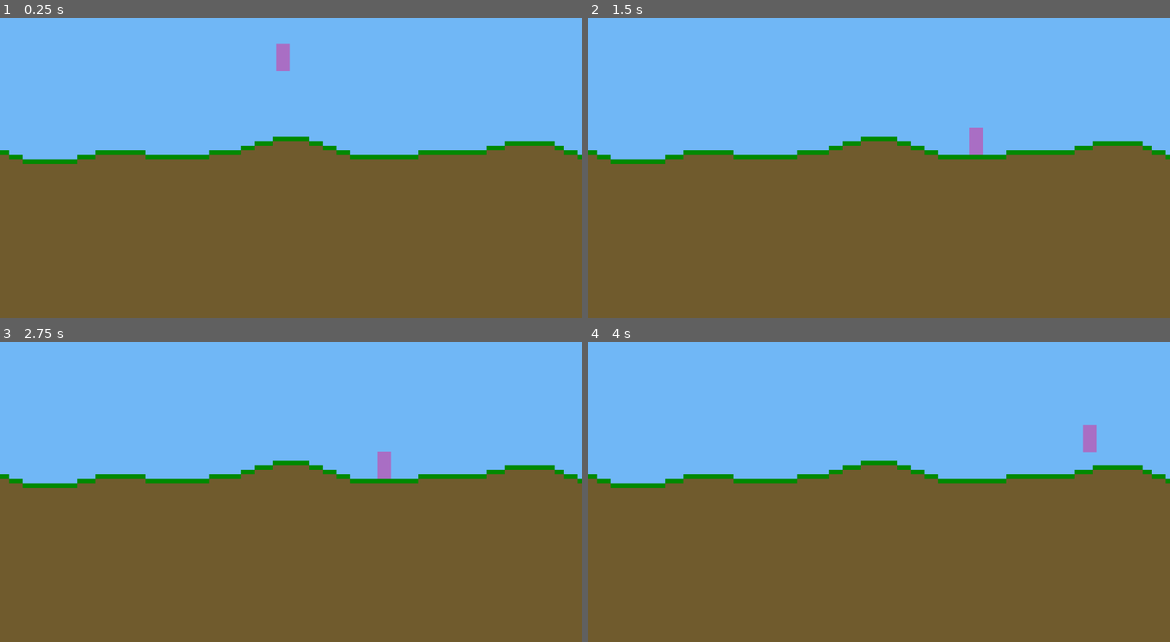
Above: before the commit, frames 1-4 (two rows, left to right).
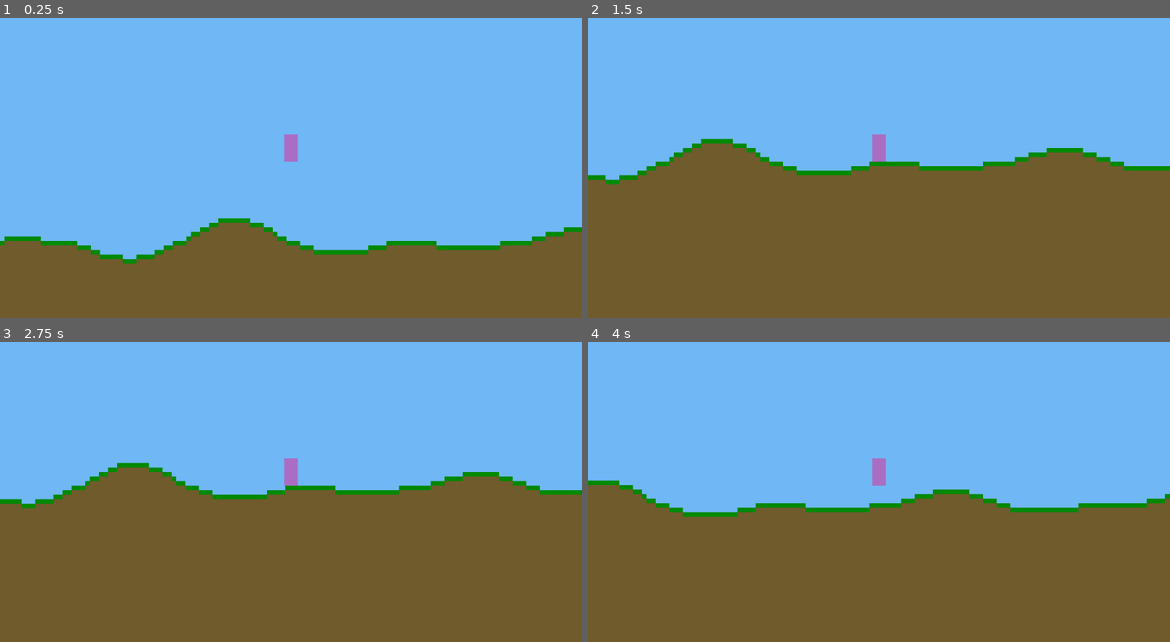
Above: after the commit, the same moments.

Repository: prophets-of-tron/into-the-woods
Game: Godot game, scene res://World.tscn
The game is run twice, just before and just after one commit, with the same random seed, the same clock (stepped at 60 frames per second) and the same inputs.
Inputs:
- Up to frame 1 (0.25 s): no input
- Up to frame 2 (1.5 s): hold D from 0.53 s (still down); tap Space at 0.77 s
- Up to frame 3 (2.75 s): tap Space at 1.52 s; release D at 2.03 s; hold A from 2.03 s (still down)
- Up to frame 4 (4 s): release A at 2.78 s; hold D from 2.78 s (still down); tap Space at 3.02, 3.77 s

The runs differ from the first frame. In frame 1, 32% of the frame differs, in the area x 0-100%, y 8-82%; in frame 2, 6.3%; in frame 3, 6.3%; in frame 4, 11%.

Commit message:
:rewind: Remove chunks - Camera now moves with player - Terrain now generates as player moves

Diff:
--- a/into-the-woods/World.tscn
+++ b/into-the-woods/World.tscn
@@ -1,21 +1,13 @@
-[gd_scene load_steps=4 format=2]
+[gd_scene load_steps=3 format=2]
 
-[ext_resource path="res://chunk/terrain/TerrainGenerator.tscn" type="PackedScene" id=1]
-[ext_resource path="res://chunk/Chunk.tscn" type="PackedScene" id=2]
-[ext_resource path="res://player/Player.tscn" type="PackedScene" id=3]
+[ext_resource path="res://tiles/Map.tscn" type="PackedScene" id=1]
+[ext_resource path="res://player/Player.tscn" type="PackedScene" id=2]
 
 [node name="World" type="Node2D"]
 
-[node name="Generators" type="Node" parent="."]
+[node name="Map" parent="." instance=ExtResource( 1 )]
 
-[node name="TerrainGenerator" parent="Generators" instance=ExtResource( 1 )]
-
-[node name="Chunks" type="Node2D" parent="."]
-
-[node name="Chunk" parent="Chunks" instance=ExtResource( 2 )]
-position = Vector2( -3.05176e-05, 0 )
-
-[node name="Player" parent="." instance=ExtResource( 3 )]
-position = Vector2( 497.912, 99.9319 )
+[node name="Player" parent="." instance=ExtResource( 2 )]
+position = Vector2( 0, -500 )
 gravity = 20
 jump_height = -300
--- a/into-the-woods/chunk/Chunk.gd
+++ /dev/null
@@ -1,19 +0,0 @@
-extends TileMap
-
-var chunk_x = 0	# 0 is the default value for isolated testing
-
-var last_stack_x = 0	# rightmost stack that's completely generated
-var heightmap = {}	# for convenience
-
-func gen():
-	var generators = get_node("/root/World/Generators")
-	generators \
-		.get_node("TerrainGenerator") \
-		.gen_chunk(self)
-
-func _ready():
-	# flip y-axis
-	scale.y = -1
-	position.y = get_viewport().size.y
-
-	gen()
--- a/into-the-woods/chunk/terrain/tile/dirt/Dirt.tscn
+++ /dev/null
@@ -1,7 +0,0 @@
-[gd_scene load_steps=3 format=2]
-
-[ext_resource path="res://chunk/terrain/tile/base/Tile.tscn" type="PackedScene" id=1]
-[ext_resource path="res://chunk/terrain/tile/dirt/Dirt.png" type="Texture" id=2]
-
-[node name="Dirt" instance=ExtResource( 1 )]
-texture = ExtResource( 2 )
--- a/into-the-woods/chunk/terrain/tile/grass/Grass.tscn
+++ /dev/null
@@ -1,7 +0,0 @@
-[gd_scene load_steps=3 format=2]
-
-[ext_resource path="res://chunk/terrain/tile/base/Tile.tscn" type="PackedScene" id=1]
-[ext_resource path="res://chunk/terrain/tile/grass/Grass.png" type="Texture" id=2]
-
-[node name="Grass" instance=ExtResource( 1 )]
-texture = ExtResource( 2 )
--- a/into-the-woods/chunk/tile_set.tres
+++ /dev/null
@@ -1,41 +0,0 @@
-[gd_resource type="TileSet" load_steps=4 format=2]
-
-[ext_resource path="res://chunk/terrain/tile/dirt/Dirt.png" type="Texture" id=1]
-[ext_resource path="res://chunk/terrain/tile/grass/Grass.png" type="Texture" id=2]
-
-[sub_resource type="RectangleShape2D" id=1]
-extents = Vector2( 4, 4 )
-
-[resource]
-0/name = "Dirt"
-0/texture = ExtResource( 1 )
-0/tex_offset = Vector2( 0, 0 )
-0/modulate = Color( 1, 1, 1, 1 )
-0/region = Rect2( 0, 0, 8, 8 )
-0/tile_mode = 0
-0/occluder_offset = Vector2( 0.5, 0.5 )
-0/navigation_offset = Vector2( 0.5, 0.5 )
-0/shapes = [ {
-"autotile_coord": Vector2( 0, 0 ),
-"one_way": false,
-"one_way_margin": 1.0,
-"shape": SubResource( 1 ),
-"shape_transform": Transform2D( 1, 0, 0, 1, 4, 4 )
-} ]
-0/z_index = 0
-1/name = "Grass"
-1/texture = ExtResource( 2 )
-1/tex_offset = Vector2( 0, 0 )
-1/modulate = Color( 1, 1, 1, 1 )
-1/region = Rect2( 0, 0, 8, 8 )
-1/tile_mode = 0
-1/occluder_offset = Vector2( 0.5, 0.5 )
-1/navigation_offset = Vector2( 0.5, 0.5 )
-1/shapes = [ {
-"autotile_coord": Vector2( 0, 0 ),
-"one_way": false,
-"one_way_margin": 1.0,
-"shape": SubResource( 1 ),
-"shape_transform": Transform2D( 1, 0, 0, 1, 4, 4 )
-} ]
-1/z_index = 0
--- a/into-the-woods/constants/Constants.gd
+++ b/into-the-woods/constants/Constants.gd
@@ -1,3 +1 @@
 extends Node
-
-export(int) var chunk_width
--- a/into-the-woods/constants/Constants.tscn
+++ b/into-the-woods/constants/Constants.tscn
@@ -4,4 +4,3 @@
 
 [node name="Constants" type="Node"]
 script = ExtResource( 1 )
-chunk_width = 256
--- a/into-the-woods/player/Player.gd
+++ b/into-the-woods/player/Player.gd
@@ -1,4 +1,6 @@
 extends KinematicBody2D
+
+export(int) var load_distance
 
 export(int) var gravity
 export(int) var acceleration
@@ -13,6 +15,29 @@
 
 var motion = Vector2()
 var jumping = false
+
+var map
+
+func _ready():
+	map = get_node("/root/World/Map")
+
+func _check_load():
+	# Load chunks, if player is in semi-new territory
+	var pos_tile = map.world_to_map(position)
+	var pos_left = int(pos_tile.x) - load_distance
+	var pos_right = int(pos_tile.x) + load_distance
+
+	# note that the player can activate both triggers in the same frame
+	# 	(i.e. the first frame)
+	if pos_left <= map.left:
+		# start at map.left and go backwads;
+		# 	otherwise map.left will get messed up by the calls to
+		#	map.gen_stack (which updates map.left (and map.right))
+		for x in range(map.left, pos_left, -1):
+			map.gen_stack(x)
+	if pos_right >= map.right:
+		for x in range(map.right, pos_right, +1):
+			map.gen_stack(x)
 
 func _physics_process(delta):
 	motion.y += gravity
@@ -42,3 +67,5 @@
 	# var below_center = Vector2(width / 2, height + snap_dist) if not jumping else Vector2()
 	# motion = move_and_slide_with_snap(motion, below_center, Vector2.UP)
 	motion = move_and_slide(motion, Vector2.UP)
+
+	_check_load()
--- a/into-the-woods/player/Player.tscn
+++ b/into-the-woods/player/Player.tscn
@@ -13,6 +13,7 @@
 [node name="Player" type="KinematicBody2D"]
 scale = Vector2( 1.5, 1.5 )
 script = ExtResource( 1 )
+load_distance = 70
 gravity = -20
 acceleration = 50
 max_speed = 200
@@ -31,3 +32,6 @@
 
 [node name="Sprite" type="Sprite" parent="."]
 texture = ExtResource( 2 )
+
+[node name="Camera" type="Camera2D" parent="."]
+current = true
--- /dev/null
+++ b/into-the-woods/tiles/Map.gd
@@ -0,0 +1,23 @@
+extends TileMap
+
+var left = +INF
+var right = -INF
+
+func gen_stack(x):
+	if x >= left and x <= right:
+		# already generated
+		return
+
+
+	$TerrainGenerator.gen_stack(x)
+	left = min(left, x)
+	right = max(right, x)
+
+func _ready():
+	# flip y-axis
+	scale.y = -1
+	#position.y = get_viewport().size.y
+
+	# Generate a single stack at x=0, because Player#check_load
+	# only generates to the left and right of x=0
+	gen_stack(0)
--- /dev/null
+++ b/into-the-woods/tiles/Map.tscn
@@ -0,0 +1,13 @@
+[gd_scene load_steps=4 format=2]
+
+[ext_resource path="res://tiles/tile_set.tres" type="TileSet" id=1]
+[ext_resource path="res://tiles/Map.gd" type="Script" id=2]
+[ext_resource path="res://tiles/terrain/TerrainGenerator.tscn" type="PackedScene" id=3]
+
+[node name="Map" type="TileMap"]
+tile_set = ExtResource( 1 )
+cell_size = Vector2( 8, 8 )
+format = 1
+script = ExtResource( 2 )
+
+[node name="TerrainGenerator" parent="." instance=ExtResource( 3 )]
--- a/into-the-woods/chunk/TileSet.tscn
+++ b/into-the-woods/tiles/TileSet.tscn
@@ -1,7 +1,9 @@
 [gd_scene load_steps=3 format=2]
 
-[ext_resource path="res://chunk/terrain/tile/dirt/Dirt.tscn" type="PackedScene" id=1]
-[ext_resource path="res://chunk/terrain/tile/grass/Grass.tscn" type="PackedScene" id=2]
+[ext_resource path="res://tiles/terrain/tile/dirt/Dirt.tscn" type="PackedScene" id=1]
+[ext_resource path="res://tiles/terrain/tile/grass/Grass.tscn" type="PackedScene" id=2]
+
+
 
 [node name="TileSet" type="Node"]
 
--- a/into-the-woods/chunk/terrain/TerrainGenerator.gd
+++ b/into-the-woods/tiles/terrain/TerrainGenerator.gd
@@ -11,49 +11,57 @@
 const DIRT = 0
 const GRASS = 1
 
+var heights = {}	# 1d heightmap
+var map		# 2d tilemap
+
 var constants
 var state
 
-func gen_stack(chunk, x):
+func gen_stack(x):
 	var nz = state.noise.perlin_noise2d(height_harshness * x, state.seed_hash)
 	var height = floor(min_height + (max_height - min_height) * (nz + 1) / 2)
-	chunk.heightmap[x] = height
+	heights[x] = height
 	for y in range(height):
 		# replace dirt that's exposed to air to grass after next stack's generation
 		var type = DIRT
-		chunk.set_cell(x, y, type)
+		map.set_cell(x, y, type)
 		# after _ready (add_child)
-		emit_signal("tile_generated", chunk.chunk_x, x, y)
+		emit_signal("tile_generated", x, y)
 
-	# listen in order to turn	dirt -> grass
-	emit_signal("stack_generated", chunk.chunk_x, x)
-	chunk.last_stack_x = max(chunk.last_stack_x, x)
+	# apply post-generation touches (dirt -> grass) to the existing neighbor
+	# this works because in Map#gen_stack, this gen_stack is called
+	# 	before updating left and right
+	var a_stack = map.left != +INF and map.right != -INF
+	if a_stack:
+		var existing_neighbor_x
+		if x == map.left - 1:
+			existing_neighbor_x = x + 1
+		elif x == map.right + 1:
+			existing_neighbor_x = x - 1
+		else:
+			# uh-oh
+			pass	# let existing_neighbor_x remain underfined
+		update_dirt_grass_stack(existing_neighbor_x)
 
-func update_dirt_grass_stack(chunk, x):
+	emit_signal("stack_generated", x)
+
+func update_dirt_grass_stack(x):
 	# Calculate if the tile is exposed to air or not.
 	# If exposed to air, replace with a grass tile.
-	for y in range(chunk.heightmap[x]):
-		if _is_tile_exposed(chunk, x, y) and chunk.get_cell(x, y) == DIRT:
-			chunk.set_cell(x, y, GRASS)
-
-func gen_chunk(chunk):
-	for x in range(0, constants.chunk_width + 1):
-		gen_stack(chunk, x)
-
-	# Update all stacks except the last one.
-	for x in range(0, constants.chunk_width):
-		# We know that all stacks around it are generated.
-		update_dirt_grass_stack(chunk, x)
-	emit_signal("chunk_generated", chunk.chunk_x)
+	for y in range(heights[x]):
+		if _is_tile_exposed(x, y) and map.get_cell(x, y) == DIRT:
+			map.set_cell(x, y, GRASS)
 
 func _ready():
 	constants = get_node("/root/Constants")
 	state = get_node("/root/State")
 
+	map = get_parent()
+
 """HELPER"""
 
 # Tests if tile is exposed to air
-func _is_tile_exposed(chunk, x, y):
+func _is_tile_exposed(x, y):
 	var pos = Vector2(x, y)
 	# check left, right, top and bottom of tile for air
 	var positions = [pos + Vector2.LEFT,
@@ -64,10 +72,10 @@
 	for position in positions:
 		# Don't check if < height, because that's the
 		# 	primary condition we're testing.
-		if position.x >= 0 and position.x <= chunk.last_stack_x and position.y >= 0:
+		if position.x >= map.left and position.x <= map.right and position.y >= 0:
 			# Vector stores floats, so convert to int for dictionary keys.
 			# INVALID_CELL means no tile exists there
 			#	(which means air, given the above conditions).
-			if chunk.get_cell(int(position.x), int(position.y)) == chunk.INVALID_CELL:
+			if map.get_cell(int(position.x), int(position.y)) == map.INVALID_CELL:
 				return true
 	return false
--- a/into-the-woods/chunk/terrain/TerrainGenerator.tscn
+++ b/into-the-woods/tiles/terrain/TerrainGenerator.tscn
@@ -1,6 +1,6 @@
 [gd_scene load_steps=2 format=2]
 
-[ext_resource path="res://chunk/terrain/TerrainGenerator.gd" type="Script" id=1]
+[ext_resource path="res://tiles/terrain/TerrainGenerator.gd" type="Script" id=1]
 
 [node name="TerrainGenerator" type="Node"]
 script = ExtResource( 1 )
--- a/into-the-woods/chunk/terrain/tile/base/Tile.tscn
+++ b/into-the-woods/tiles/terrain/tile/base/Tile.tscn
@@ -1,6 +1,8 @@
 [gd_scene load_steps=3 format=2]
 
-[ext_resource path="res://chunk/terrain/tile/base/Tile.gd" type="Script" id=1]
+[ext_resource path="res://tiles/terrain/tile/base/Tile.gd" type="Script" id=1]
+
+
 
 [sub_resource type="RectangleShape2D" id=1]
 extents = Vector2( 0.5, 0.5 )
--- /dev/null
+++ b/into-the-woods/tiles/terrain/tile/dirt/Dirt.tscn
@@ -0,0 +1,9 @@
+[gd_scene load_steps=3 format=2]
+
+[ext_resource path="res://tiles/terrain/tile/base/Tile.tscn" type="PackedScene" id=1]
+[ext_resource path="res://tiles/terrain/tile/dirt/Dirt.png" type="Texture" id=2]
+
+
+
+[node name="Dirt" instance=ExtResource( 1 )]
+texture = ExtResource( 2 )
--- /dev/null
+++ b/into-the-woods/tiles/terrain/tile/grass/Grass.tscn
@@ -0,0 +1,9 @@
+[gd_scene load_steps=3 format=2]
+
+[ext_resource path="res://tiles/terrain/tile/base/Tile.tscn" type="PackedScene" id=1]
+[ext_resource path="res://tiles/terrain/tile/grass/Grass.png" type="Texture" id=2]
+
+
+
+[node name="Grass" instance=ExtResource( 1 )]
+texture = ExtResource( 2 )
--- a/into-the-woods/chunk/Chunk.tscn
+++ b/into-the-woods/tiles/tile_set.tres
@@ -1,13 +1,14 @@
-[gd_scene load_steps=6 format=2]
+[gd_resource type="TileSet" load_steps=4 format=2]
 
-[ext_resource path="res://chunk/terrain/tile/dirt/Dirt.png" type="Texture" id=1]
-[ext_resource path="res://chunk/terrain/tile/grass/Grass.png" type="Texture" id=2]
-[ext_resource path="res://chunk/Chunk.gd" type="Script" id=3]
+[ext_resource path="res://tiles/terrain/tile/dirt/Dirt.png" type="Texture" id=1]
+[ext_resource path="res://tiles/terrain/tile/grass/Grass.png" type="Texture" id=2]
+
+
 
 [sub_resource type="RectangleShape2D" id=1]
 extents = Vector2( 4, 4 )
 
-[sub_resource type="TileSet" id=2]
+[resource]
 0/name = "Dirt"
 0/texture = ExtResource( 1 )
 0/tex_offset = Vector2( 0, 0 )
@@ -40,9 +41,3 @@
 "shape_transform": Transform2D( 1, 0, 0, 1, 4, 4 )
 } ]
 1/z_index = 0
-
-[node name="Chunk" type="TileMap"]
-tile_set = SubResource( 2 )
-cell_size = Vector2( 8, 8 )
-format = 1
-script = ExtResource( 3 )
Renamed: into-the-woods/chunk/terrain/tile/base/Tile.gd -> into-the-woods/tiles/terrain/tile/base/Tile.gd
Renamed: into-the-woods/chunk/terrain/tile/dirt/Dirt.png -> into-the-woods/tiles/terrain/tile/dirt/Dirt.png
Not shown, changed: into-the-woods/tiles/terrain/tile/dirt/Dirt.png.import
Renamed: into-the-woods/chunk/terrain/tile/grass/Grass.png -> into-the-woods/tiles/terrain/tile/grass/Grass.png
Not shown, changed: into-the-woods/tiles/terrain/tile/grass/Grass.png.import
Not shown, added: into-the-woods/tiles/terrain/notes.md
